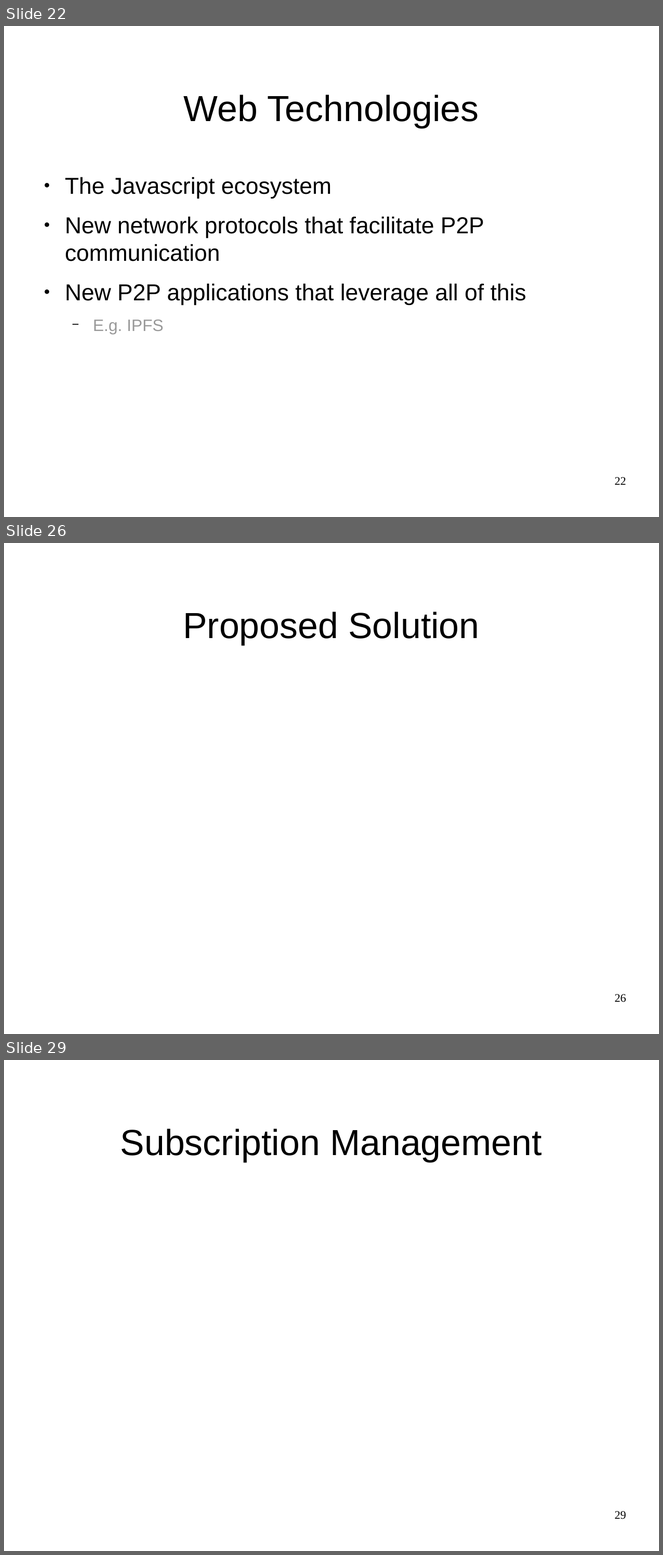
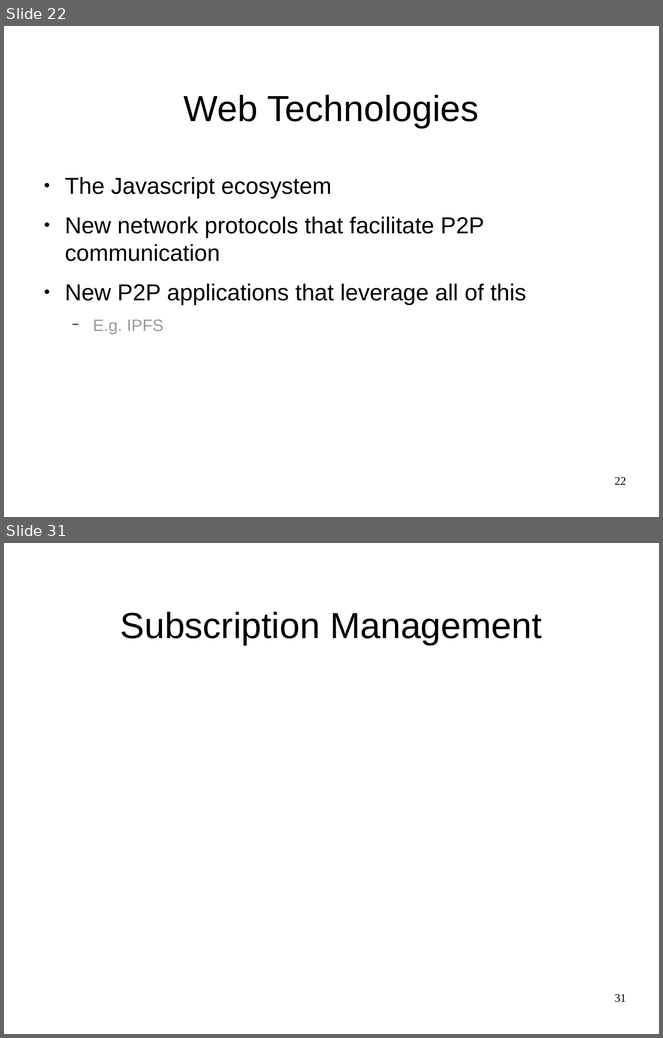
Before and after one commit to JGAntunes/pulsarcast, a slide deck: project-report/presentation.odp. Shown one above the other, each under a label of ours: slides 22, 26 and 29 before the commit, slides 22 and 31 after it; the slides between them are not shown. The pictures are 663x1555 and 663x1038 pixels, drawn with LibreOffice and Linux fonts; fonts in the diff are those of the drawing; background and template pictures are left out. Boxes give left, top, right and bottom in pixels: in the first picture for what was removed or moved away, otherwise in the second. Text is boxed around its words. In the diff, an @@ line names an element or a change of style, - is before the commit and + after.

Commit message:
presentation: working on proposed solution description

```diff
--- a/project-report/presentation.odp
+++ b/project-report/presentation.odp
@@ slide 26 removed at (4,543,659,1034), background #FFFFFF @@
@@ title removed at (183,612,479,645) @@
-Proposed Solution
@@ page number removed at (615,994,626,1003) @@
-26
@@ what was slide 29 is now slide 31 @@
@@ page number at (615,994,626,1003): text changed @@
-29
+31
```
Also in this commit, not shown: 6 slides changed, 9 slides added, 4 other slides removed, 1 other file.
